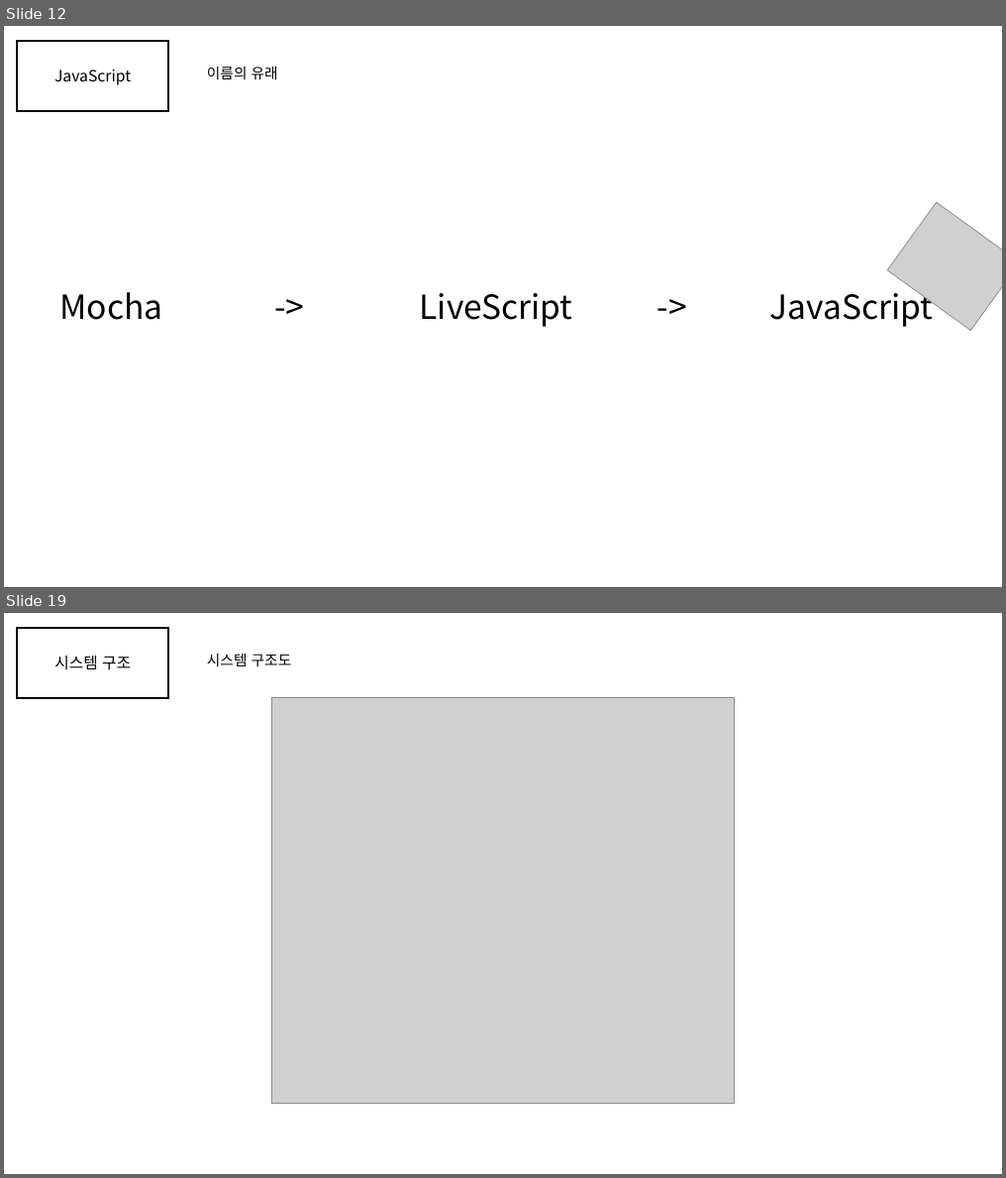
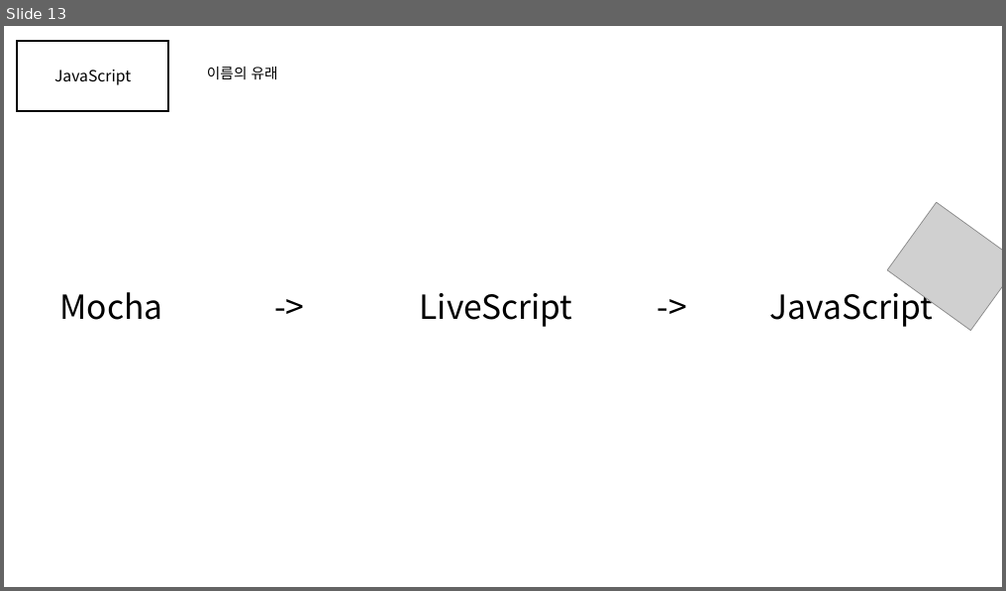
Before and after one commit to gunwoongPark/Seminar, a slide deck: 2020_11_11/세미나1.pptx. Shown one above the other, each under a label of ours: slides 12 and 19 before the commit, slide 13 after it; the slides between them are not shown. The pictures are 1006x1178 and 1006x591 pixels, drawn with LibreOffice and Linux fonts; fonts in the diff are those of the drawing; grey boxes stand for pictures. Boxes give left, top, right and bottom in pixels: in the first picture for what was removed or moved away, otherwise in the second. Text is boxed around its words. In the diff, an @@ line names an element or a change of style, - is before the commit and + after.

```diff
--- a/2020_11_11/세미나1.pptx
+++ b/2020_11_11/세미나1.pptx
@@ slide 19 removed at <box>4,613,1002,1174</box>, background #FFFFFF @@
@@ rectangle removed at <box>17,628,168,697</box> @@
@@ text removed at <box>54,656,131,670</box> @@
-시스템 구조
@@ text removed at <box>207,654,292,666</box> @@
-시스템 구조도
@@ picture removed at <box>272,697,734,1103</box> @@
@@ what was slide 12 is now slide 13 @@
```
Also in this commit, not shown: 1 slide changed, 5 slides added, 9 other slides removed.
